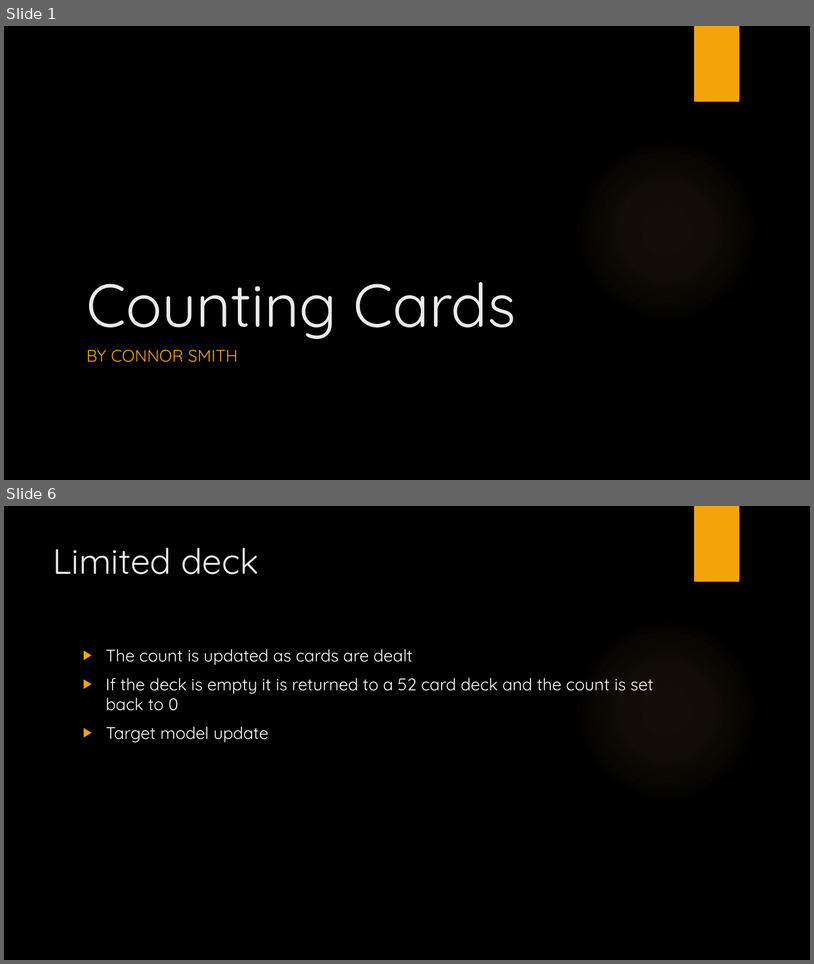
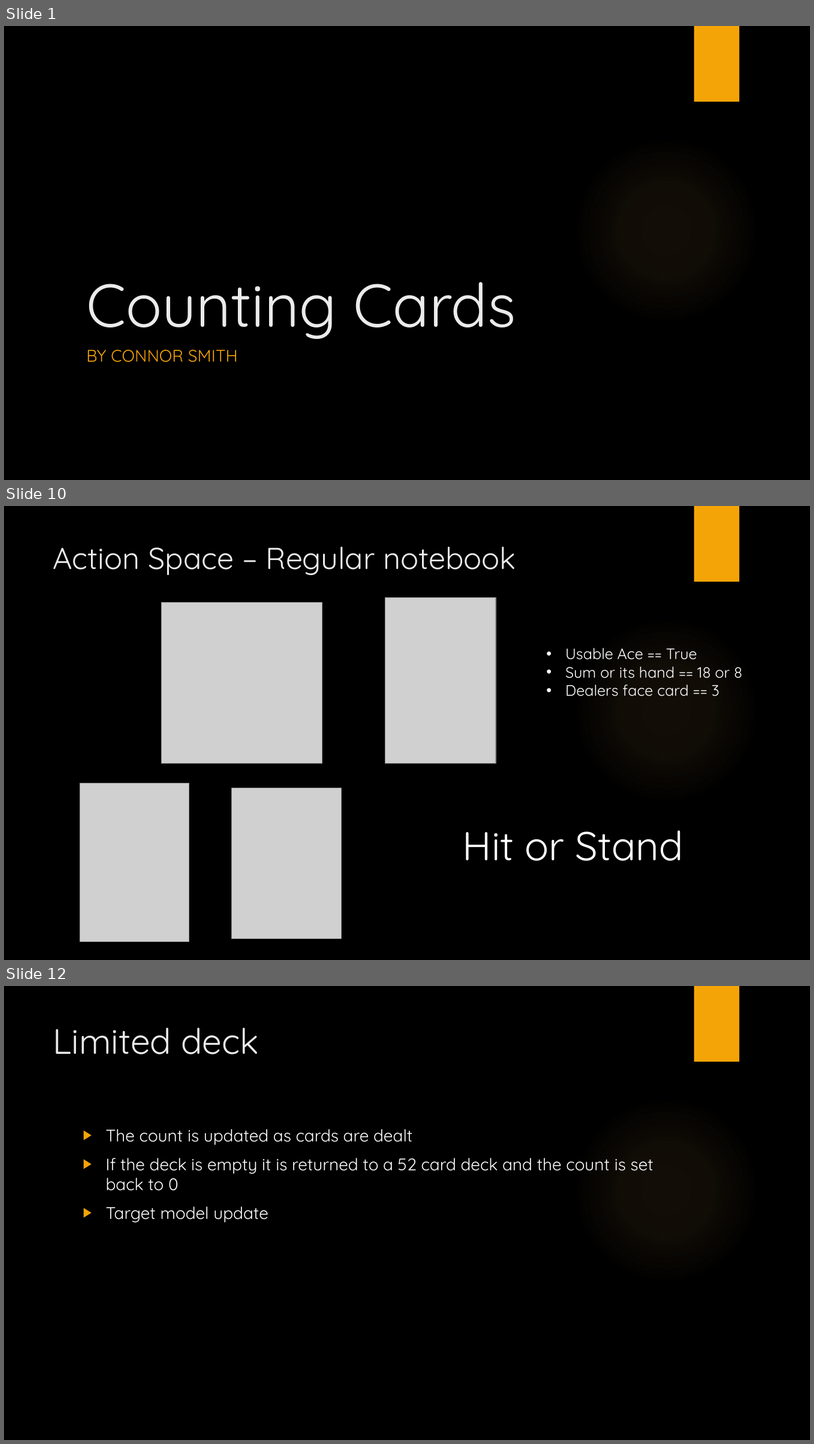
Before and after one commit to westpoint-neural-networks/final-project-connor-smith2, a slide deck: Counting Cards.pptx. Shown one above the other, each under a label of ours: slides 1 and 6 before the commit, slides 1, 10 and 12 after it; the slides between them are not shown. The pictures are 814x964 and 814x1444 pixels, drawn with LibreOffice and Linux fonts; fonts in the diff are those of the drawing; grey boxes stand for pictures; background and template pictures are left out. Boxes give left, top, right and bottom in pixels: in the first picture for what was removed or moved away, otherwise in the second. Text is boxed around its words. In the diff, an @@ line names an element or a change of style, - is before the commit and + after.

```diff
--- a/Counting Cards.pptx
+++ b/Counting Cards.pptx
@@ slide 10 added at [4, 506, 810, 960], background picture (left out); not listed: 2 template elements that a slide beside it also shows @@
@@ title added at [53, 546, 516, 575], 36 pt, text #EBEBEB @@
+Action Space – Regular notebook
@@ picture added at [161, 602, 322, 763] @@
@@ picture added at [386, 597, 497, 764] @@
@@ text added at [566, 648, 743, 696], 18 pt, text #FFFFFF @@
+• Usable Ace == True
+• Sum or its hand == 18 or 8
+• Dealers face card == 3
@@ picture added at [80, 783, 190, 942] @@
@@ picture added at [231, 788, 341, 938] @@
@@ text added at [463, 830, 684, 861], 48 pt, text #FFFFFF @@
+Hit or Stand
@@ what was slide 6 is now slide 12 @@
```
Also in this commit, not shown: 6 slides changed, 8 other slides added, 4 other files.
